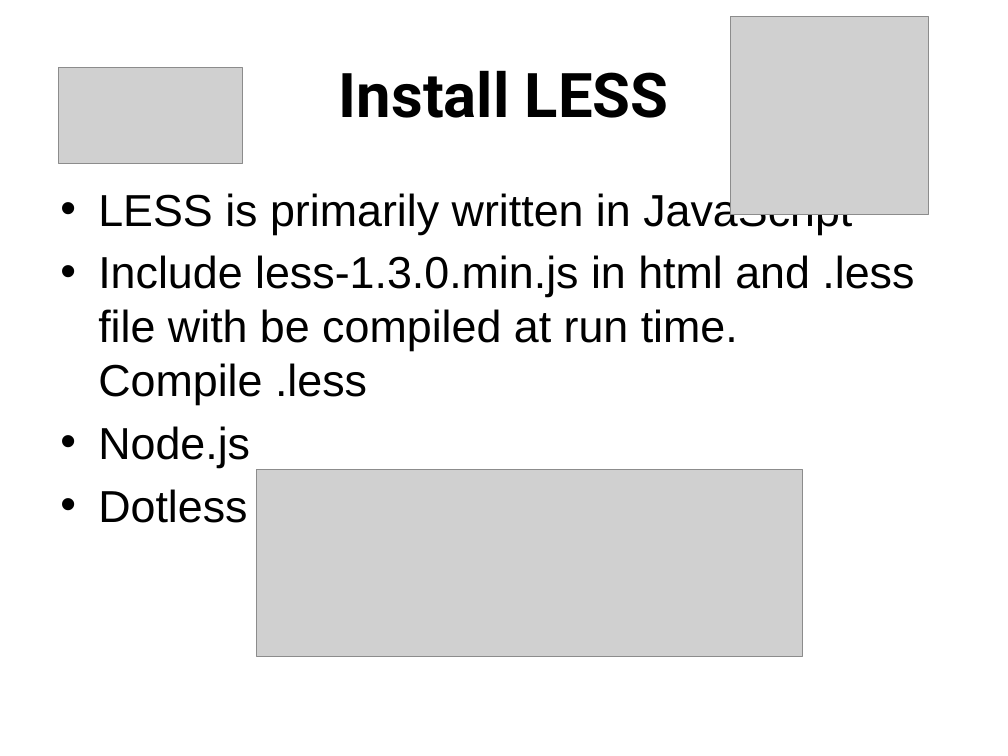
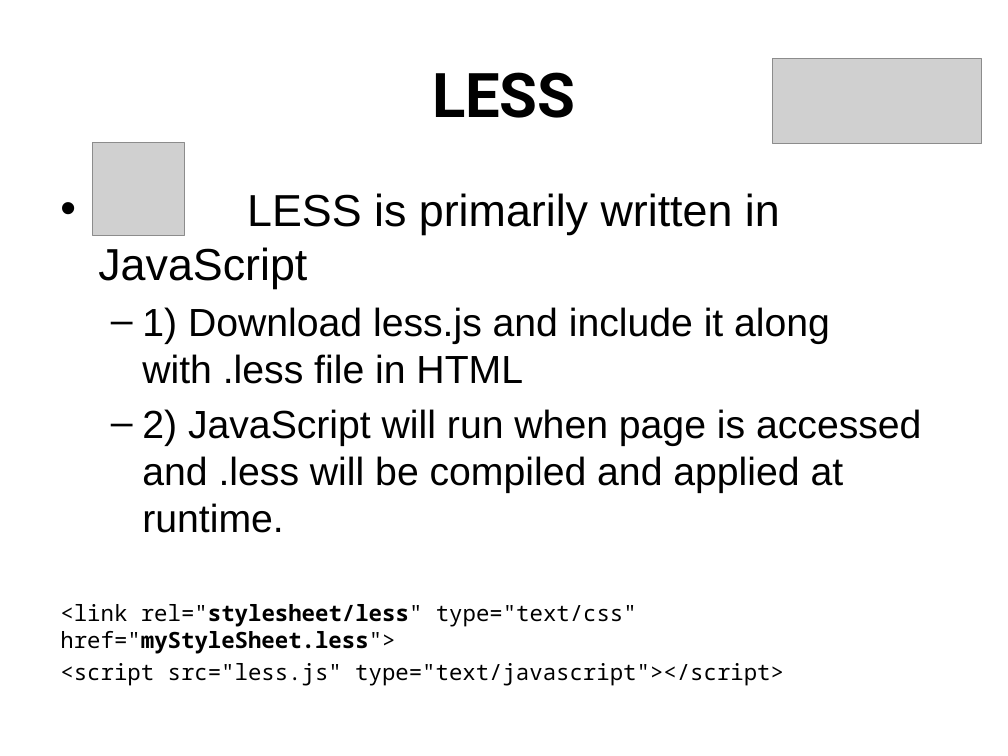
Before and after one commit to jacobladams/presentations, a slide deck: slide 16 of less-and-sass/Write LESS CSS and make it SASSier.pptx (slide 14 before the commit). Drawn at 1008x756 pixels with LibreOffice and Linux fonts; fonts in the diff are those of the drawing; grey boxes stand for pictures. Boxes give left, top, right and bottom in pixels: in the first picture for what was removed or moved away, otherwise in the second. Text is boxed around its words. In the diff, an @@ line names an element or a change of style, - is before the commit and + after.

```diff
--- a/less-and-sass/Write LESS CSS and make it SASSier.pptx
+++ b/less-and-sass/Write LESS CSS and make it SASSier.pptx
@@ picture added at <box>773,58,982,143</box> @@
@@ picture removed at <box>58,68,242,164</box> @@
@@ title at <box>432,72,576,118</box>: text changed @@
-Install LESS
+LESS
@@ picture: place and size @@
-picture at <box>731,17,928,215</box>
+picture at <box>93,143,185,236</box>
@@ text at <box>60,307,921,685</box>: text changed; size 32 to 28 pt @@
-• Include less-1.3.0.min.js in html and .less file with be compiled at run time. Compile .less
-• Node.js
-• Dotless
+  – 1) Download less.js and include it along with .less file in HTML
+  – 2) JavaScript will run when page is accessed and .less will be compiled and applied at runtime.
+<link rel="stylesheet/less" type="text/css" href="myStyleSheet.less">
+<script src="less.js" type="text/javascript"></script>
@@ picture removed at <box>256,470,802,656</box> @@
```
Also in this commit, not shown: 5 other slides changed, 17 slides added, 12 slides removed.
